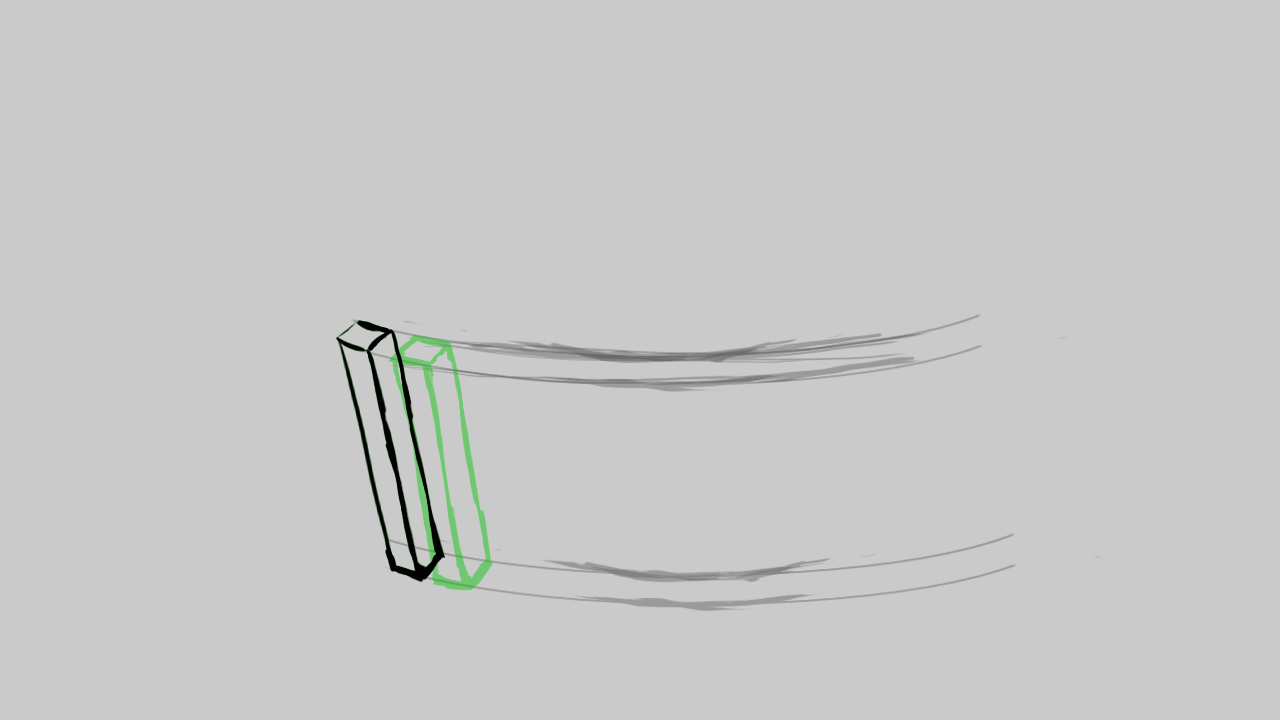
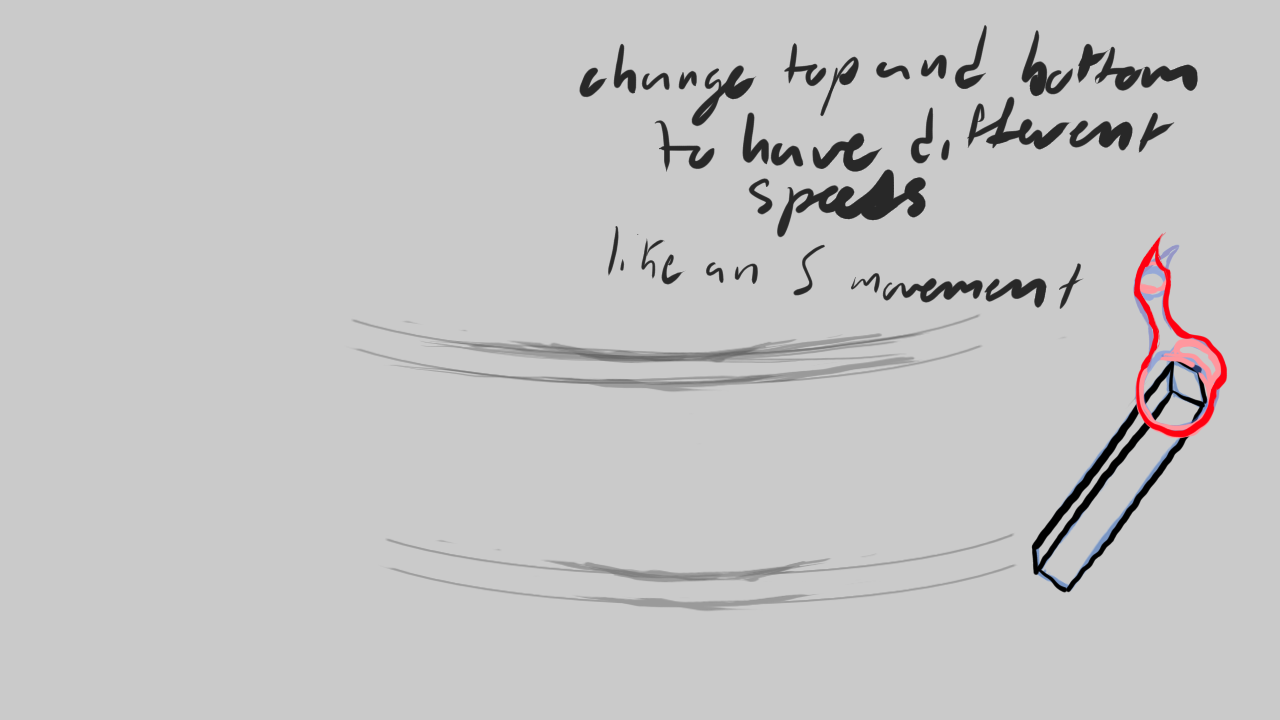
Comparing the layer stacks of the two 1280 x 720 images. Changes:
painted on "Fire Anim" over [335, 320, 448, 384]
painted on "Torch Anim" over [335, 320, 493, 591]
painted on "Layer 3" over [335, 25, 1216, 593]
